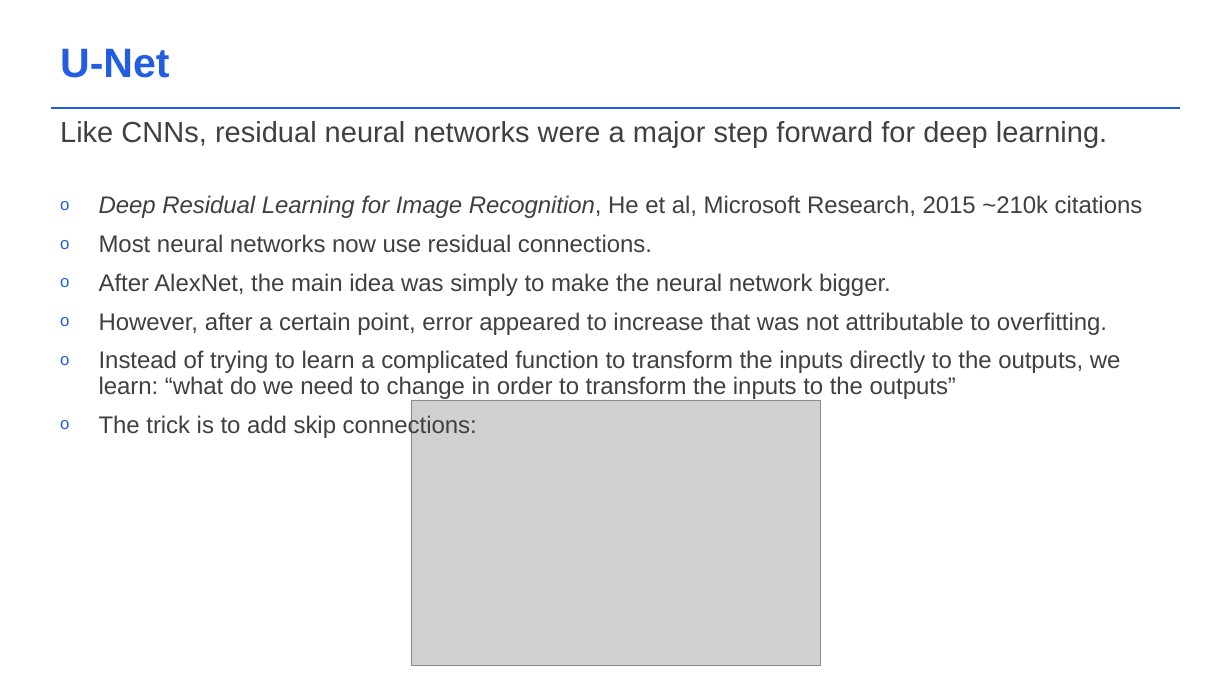
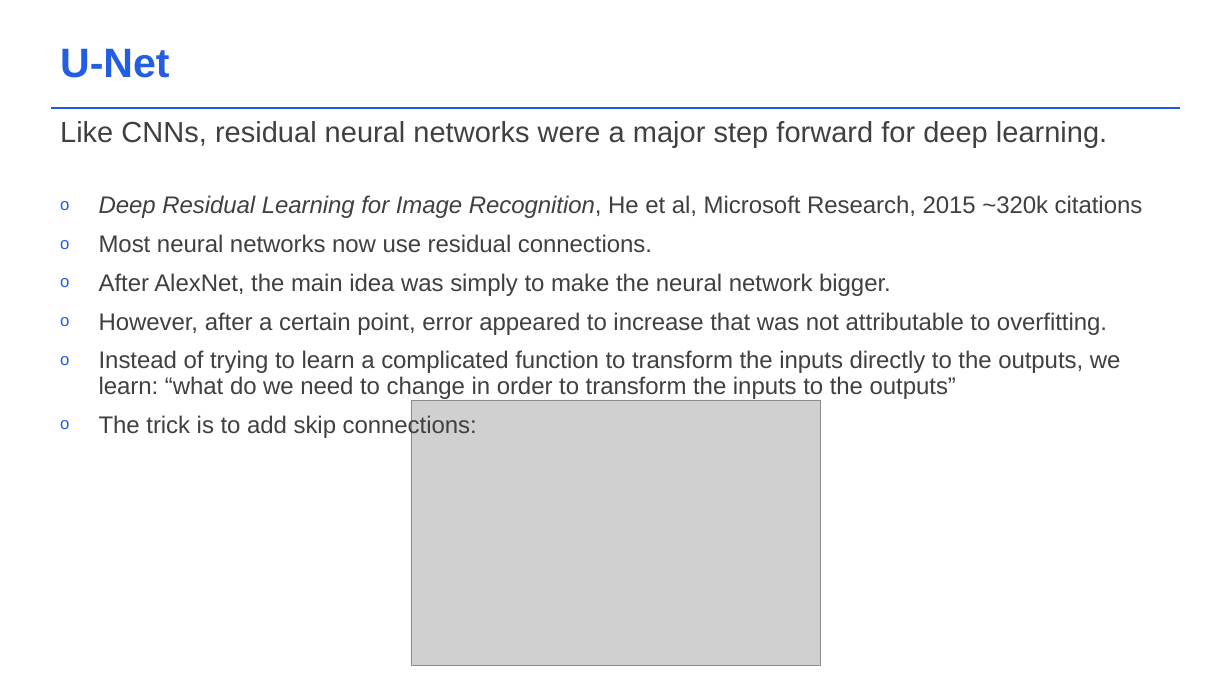
Before and after one commit to acceleratescience/diffusion-models, a slide deck: slide 23 of slides/3_Building-blocks.pptx. Drawn at 1232x693 pixels with LibreOffice and Linux fonts; fonts in the diff are those of the drawing; grey boxes stand for pictures; background and template pictures are left out. Boxes give left, top, right and bottom in pixels: in the first picture for what was removed or moved away, otherwise in the second. Text is boxed around its words. In the diff, an @@ line names an element or a change of style, - is before the commit and + after.

```diff
--- a/slides/3_Building-blocks.pptx
+++ b/slides/3_Building-blocks.pptx
@@ text at box(99, 195, 1143, 218): text changed @@
-o Deep Residual Learning for Image Recognition, He et al, Microsoft Research, 2015 ~210k citations
+o Deep Residual Learning for Image Recognition, He et al, Microsoft Research, 2015 ~320k citations
```
Also in this commit, not shown: 3 other slides changed.
